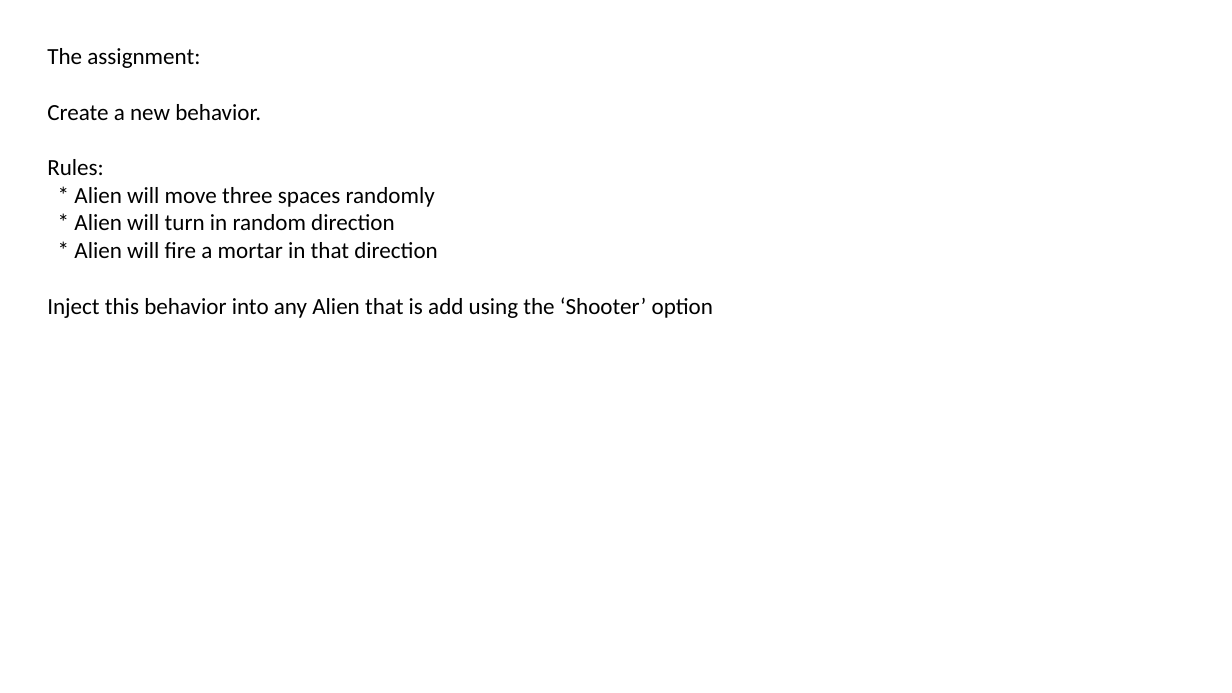
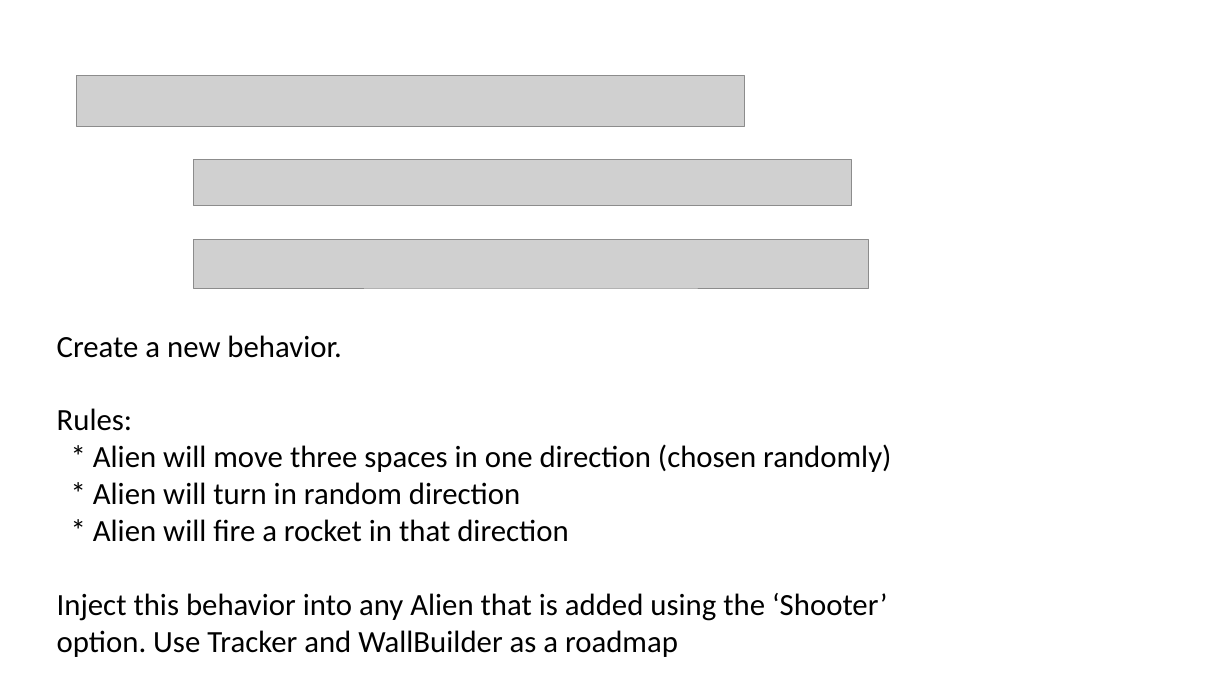
Before and after one commit to PhilipJordan/SOLID, a slide deck: slide 17 of Presentations/DIP.pptx (slide 14 before the commit). Drawn at 1232x693 pixels with LibreOffice and Linux fonts; fonts in the diff are those of the drawing; grey boxes stand for pictures; background and template pictures are left out. Boxes give left, top, right and bottom in pixels: in the first picture for what was removed or moved away, otherwise in the second. Text is boxed around its words. In the diff, an @@ line names an element or a change of style, - is before the commit and + after.

Commit message:
new DIP presentation

```diff
--- a/Presentations/DIP.pptx
+++ b/Presentations/DIP.pptx
@@ text at [47, 48, 200, 68]: paragraph removed @@
-The assignment:
@@ picture added at [77, 76, 744, 127] @@
@@ picture added at [193, 160, 852, 206] @@
@@ picture added at [193, 239, 869, 288] @@
@@ text "Create a new behavior.": place and size @@
-text "Create a new behavior." at [47, 48, 713, 318]
+text "Create a new behavior." at [57, 335, 891, 657]
@@ text at [57, 335, 520, 505]: size 18 to 24 pt in "Create a new behavior.", "Rules:", "* Alien will turn in random direction" @@
@@ text at [93, 444, 891, 472]: text changed; size 18 to 24 pt @@
-* Alien will move three spaces randomly
+* Alien will move three spaces in one direction (chosen randomly)
@@ text at [57, 519, 887, 657]: text changed; size 18 to 24 pt @@
-* Alien will fire a mortar in that direction
-Inject this behavior into any Alien that is add using the ‘Shooter’ option
+* Alien will fire a rocket in that direction
+Inject this behavior into any Alien that is added using the ‘Shooter’ option. Use Tracker and WallBuilder as a roadmap
```
Also in this commit, not shown: 1 other slide changed, 3 slides added, 3 slides removed.
